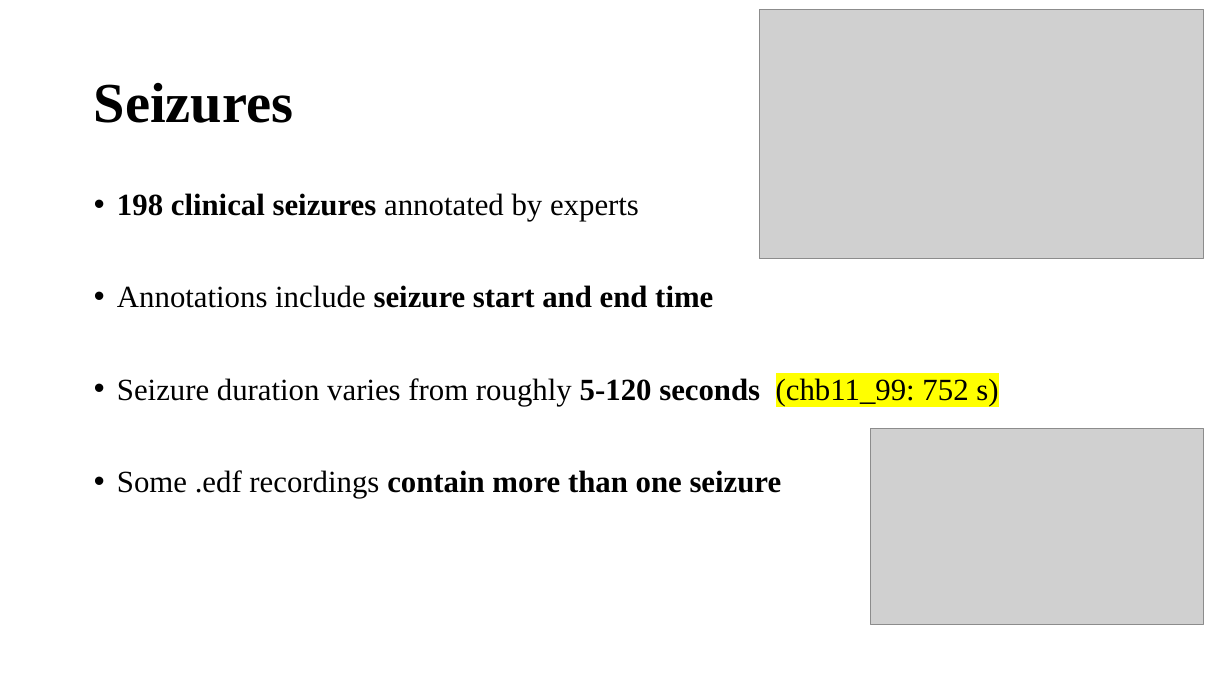
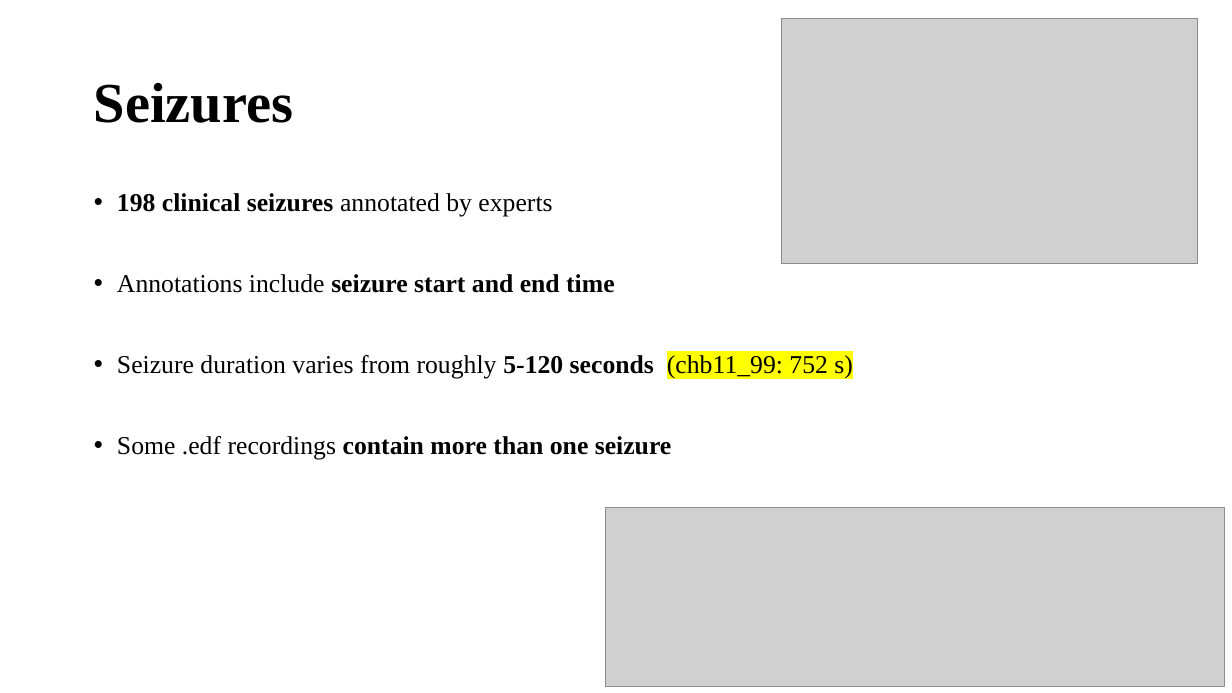
Before and after one commit to m-nguyen98/bsc_project, a slide deck: slide 3 of papers/data presentation.pptx. Drawn at 1232x693 pixels with LibreOffice and Linux fonts; fonts in the diff are those of the drawing; grey boxes stand for pictures. Boxes give left, top, right and bottom in pixels: in the first picture for what was removed or moved away, otherwise in the second. Text is boxed around its words. In the diff, an @@ line names an element or a change of style, - is before the commit and + after.

```diff
--- a/papers/data presentation.pptx
+++ b/papers/data presentation.pptx
@@ picture removed at [760,9,1204,259] @@
@@ picture: place and size @@
-picture at [871,429,1204,625]
+picture at [781,18,1198,263]
@@ text "198 clinical seizures annotated by ..." at [117,193,853,460]: size 24 to 20 pt @@
@@ picture added at [606,507,1225,686] @@
```
Also in this commit, not shown: 1 other slide changed, 1 slide added, 43 other files.
